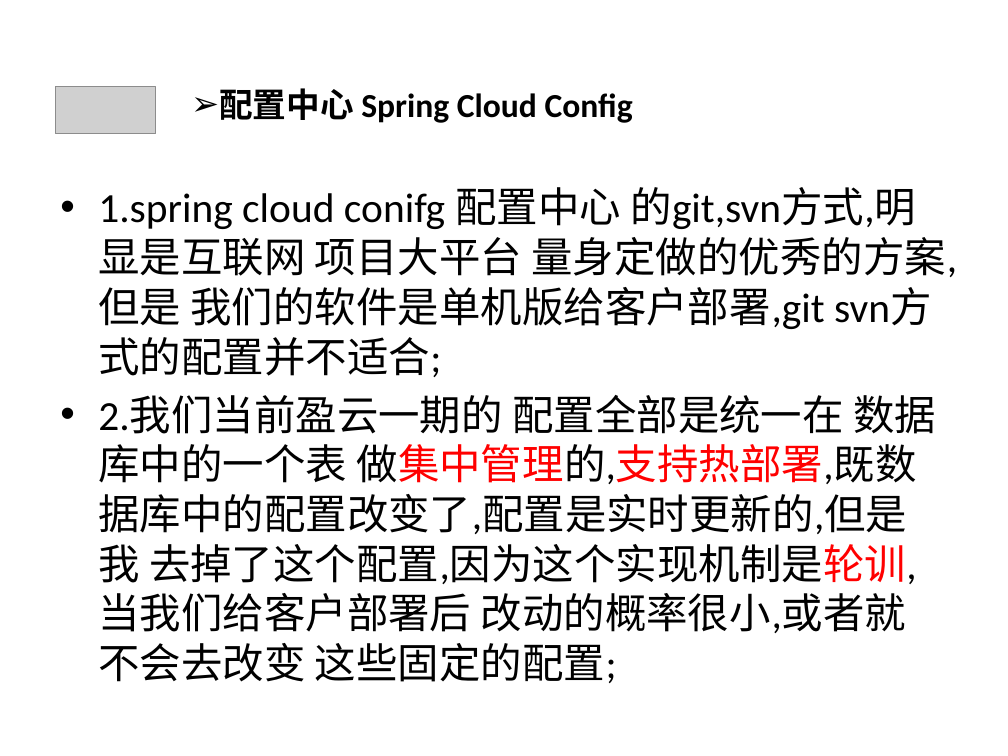
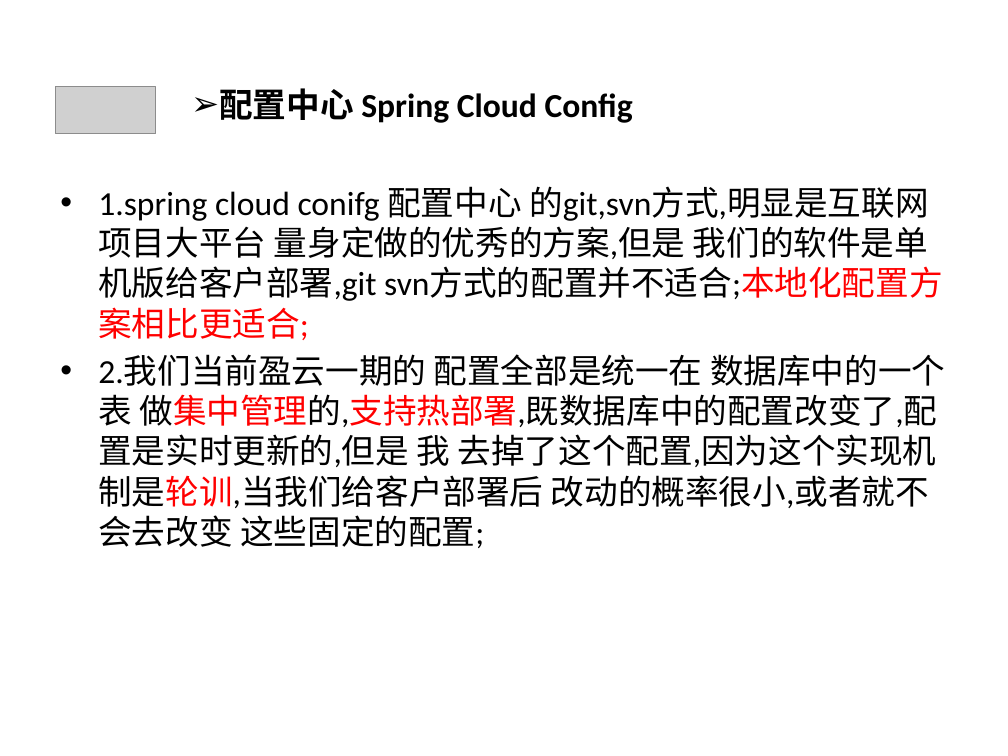
Before and after one commit to qbkken/spring_cloud, a slide deck: slide 15 of spring_cloud.ppt (slide 14 before the commit). Drawn at 1008x756 pixels with LibreOffice and Linux fonts; fonts in the diff are those of the drawing; grey boxes stand for pictures. Boxes give left, top, right and bottom in pixels: in the first picture for what was removed or moved away, otherwise in the second. Text is boxed around its words. In the diff, an @@ line names an element or a change of style, - is before the commit and + after.

```diff
--- a/spring_cloud.ppt
+++ b/spring_cloud.ppt
@@ text at (x1=98, y1=186, x2=943, y2=340): text changed; size 29.6 to 24 pt @@
-• 1.spring cloud conifg 配置中心 的git,svn方式,明显是互联网 项目大平台 量身定做的优秀的方案,但是 我们的软件是单机版给客户部署,git svn方式的配置并不适合;
+• 1.spring cloud conifg 配置中心 的git,svn方式,明显是互联网 项目大平台 量身定做的优秀的方案,但是 我们的软件是单机版给客户部署,git svn方式的配置并不适合;本地化配置方案相比更适合;
@@ text at (x1=98, y1=354, x2=945, y2=548): size 29.6 to 24 pt in "2.我们当前盈云一期的 配置全部是统一在 数据库中的一个表 做集中管理的,支持热部署,既数据库中的配置改变了,配置是实时 ..."; less space between paragraphs @@
```
Also in this commit, not shown: 2 other slides changed, 5 slides added, 31 other files.
